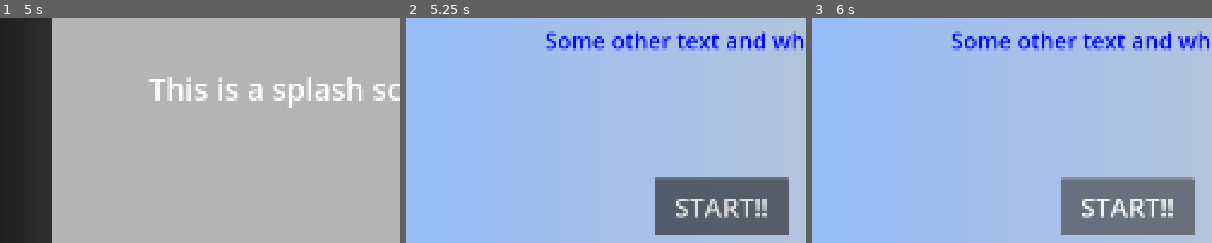
Above: before the commit, frames 1-3 (left to right).
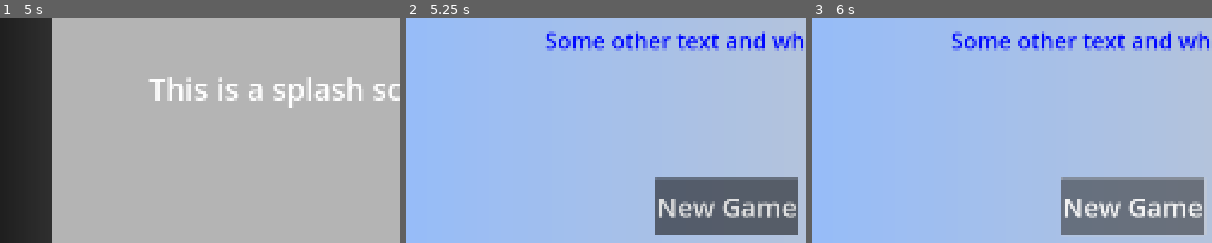
Above: after the commit, the same moments.

Repository: nerraf-dev/nutcase-knockoff
Game: Godot game, scene res://scenes/screens/main.tscn
Same seed, same stepped clock (60 frames per second), same inputs: the game is played once before the commit and once after it.
Inputs (mouse positions are % of the whole screen's width and height, from its top left):
- Up to frame 1 (5 s): tap Enter at 0.5, 2, 3.5 s; move the mouse to (72, 45) at 0.52 s; click (72, 45) at 0.67 s; tap Space at 0.77, 1.25, 1.52, 2.75, 3.02, 3.77, 4.25, 4.52 s; move the mouse to (30, 55) at 1.27 s; click (30, 55) at 1.42 s; move the mouse to (60, 28) at 2.02 s; click (60, 28) at 2.17 s; move the mouse to (45, 70) at 2.77 s; click (45, 70) at 2.92 s; move the mouse to (80, 65) at 3.52 s; click (80, 65) at 3.67 s; move the mouse to (20, 35) at 4.27 s; click (20, 35) at 4.42 s
- Up to frame 2 (5.25 s): move the mouse to (55, 50) at 5.02 s; click (55, 50) at 5.17 s
- Up to frame 3 (6 s): click (52, 69) at 5.75 s, where only the run before the commit has a clickable "START!!"
The pictures show only the part of the screen within x 13-63%, y 27-77%; the shares and areas given below are measured in that part.

Frame 1 is identical in both runs. In frame 2, 2.3% of the frame differs, in the area x 63-98%, y 70-97%; in frame 3, 2.3%.

Commit message:
Implement New Game button functionality in GameHome and connect signal to main scene

Diff:
--- a/nutcase-knockoff/scenes/screens/game_home.gd
+++ b/nutcase-knockoff/scenes/screens/game_home.gd
@@ -1 +1,14 @@
 extends Node2D
+
+signal new_game
+
+@onready var new_game_btn = $NewGame
+
+
+func _ready() -> void:
+    print("GameHome scene ready")
+    new_game_btn.pressed.connect(_on_new_game_btn_pressed)
+
+func _on_new_game_btn_pressed() -> void:
+    print("New Game button pressed, emitting new_game signal")
+    new_game.emit()
--- a/nutcase-knockoff/scenes/screens/game_home.tscn
+++ b/nutcase-knockoff/scenes/screens/game_home.tscn
@@ -37,13 +37,14 @@
 text = "Some other text and whatnot "
 label_settings = SubResource("LabelSettings_sk4ik")
 
-[node name="Start" type="Button" parent="."]
+[node name="NewGame" type="Button" parent="."]
 offset_left = 840.0
 offset_top = 680.0
 offset_right = 1160.0
 offset_bottom = 816.0
 theme_override_font_sizes/font_size = 64
-text = "START!!"
+text = "New Game
+"
 
 [node name="Exit" type="Button" parent="."]
 offset_left = 880.0
--- a/nutcase-knockoff/scenes/screens/main.gd
+++ b/nutcase-knockoff/scenes/screens/main.gd
@@ -42,3 +42,7 @@
 	var home_scene = preload("res://scenes/screens/game_home.tscn")
 	var home_instance = home_scene.instantiate()
 	scene_container.add_child(home_instance)
+	home_instance.new_game.connect(_on_new_game)
+
+func _on_new_game() -> void:
+	print("New game started, loading Game Init (setup)")
